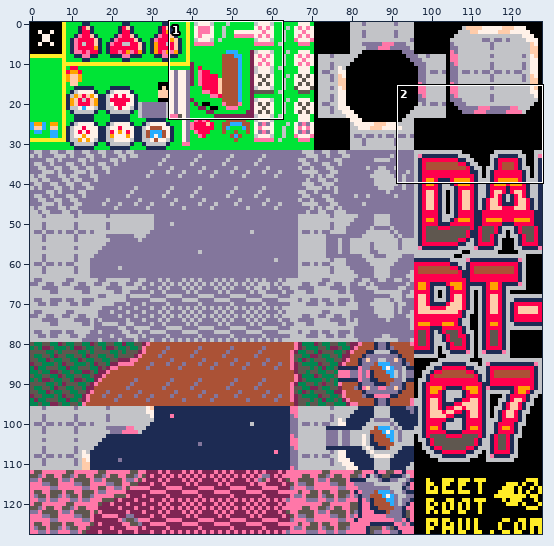
Two versions of one pixel-art file, graphics/spritesheet_main.aseprite. Above, an overview of the earlier version with the close-up marked.
Close-up. The starting point:
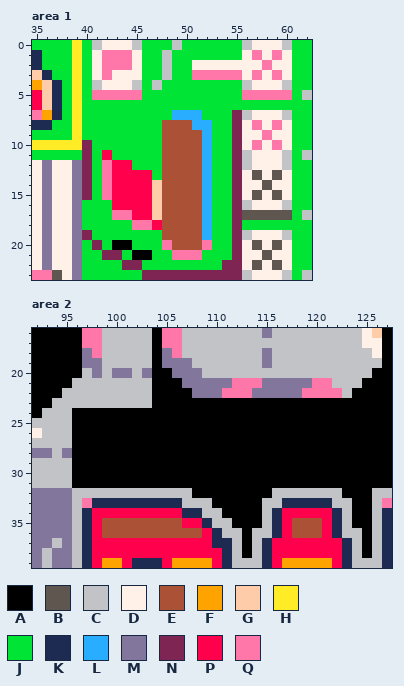
128x128 pixels, 1 frame. Shown: area 1: x 35..62, y 0..23; area 2: x 92..127, y 16..39.
Visible layers, top first: "logo", "title bg tiles", "buttons", "BRP", "mission samples enemies", "mission samples fg", "mission samples particles", "mission samples bg", "HUD", "powerups", "combined from the export".
Palette (. is transparent): A #000000  B #5f574f  C #c2c3c7  D #fff1e8  E #ab5236  F #ffa300  G #ffccaa  H #ffec27  J #00e436  K #1d2b53  L #29adff  M #83769c  N #7e2553  P #ff004d  Q #ff77a8
Pixels before, area 1, first column x 35:
 0 JJJJHJCDDDCJJJCJJJJJJCDDDCJJ
 1 KJJJHJDQQQDJJCJJJJJJJDQDQDJJ
 2 KJJJHJDQQQDJJCJJDDDDDDDQDDJJ
 3 GKJJHJDQDDDJJCJJQQQQQDQDQDJJ
 4 FGKJHJCDDDCJCJJJJJJJJCDDDCJJ
 5 PGKJHJQQQQQJJJJJJJJJJQQQQQJC
 6 PGKJHJJJJJJJJJJJJJJJJJJJJJJJ
 7 QFKJHJJJJJJJJJLLLJJJNCDDDCJJ
 8 KKJJHJJJJJJJJEEELLJJNDQDQDJJ
 9 JJJJHJJJJJJJJEEEELJJNDDQDDJJ
10 HHHHHNJJJJJJJEEEELJJNDQDQDJJ
11 JJJJJNJPJJJJJEEEELJJNCDDDCJC
12 DMDDMNJQPPJJJEEEELJJNCDDDCJJ
13 DMDDMNJQPPPPJEEEELJJNDBDBDJJ
14 DMDDMNJQPPPPGEEEELJJNDDBDDJJ
15 DMDDMNJQPPPPGEEEELJJNDBDBDJJ
16 DMDDMJJJPPPPGEEEELJJNCDDDCJJ
17 DMDDMJJJQQPPGEEEELJJNBBBBBJC
18 DMDDMJJJJJQQPEEEELJJNJJJJJJJ
19 DMDDMNJJJJJJJEEEELJJNCDDDCJJ
20 DMDDMJNJAAJJJQEEEQJJNDBDBDJJ
21 DMDDMJJNNJAAJJQQQJJJNDDBDDJJ
22 DMDDMJJJJNNJJJJJJJJNNDBDBDJJ
23 QQBDMJJJJJJNNNNNNNNNNCDDDCJC
Pixels before, area 2, first column x 92:
16 AAAAAQQCCCCCAQQCCCCCCCCMCCCCCCCCCDGA
17 AAAAAQQCCCCCAQQCCCCCCCCCCCCCCCCCCDDA
18 AAAAAMQCCCCCAMQCCCCCCCCMCCCCCCCCCCDA
19 AAAAAMMCCCCCAMMMCCCCCCCMCCCCCCCCCCCA
20 AAAAACMCMMCMAAMMMCCCCCCCCCCCCCCCCCAA
21 AAAACCCCCCCCAAAMMMMMQQQMMMMMQQCCCAAA
22 AAACCCCCCCCCAAAAMMMQQQMMMMMQQQQCAAAA
23 AACCCCCCCCCCAAAAAAAAAAAAAAAAAAAAAAAA
24 ACCCAAAAAAAAAAAAAAAAAAAAAAAAAAAAAAAA
25 CCCCAAAAAAAAAAAAAAAAAAAAAAAAAAAAAAAA
26 DCCCAAAAAAAAAAAAAAAAAAAAAAAAAAAAAAAA
27 CCCCAAAAAAAAAAAAAAAAAAAAAAAAAAAAAAAA
28 MMCMAAAAAAAAAAAAAAAAAAAAAAAAAAAAAAAA
29 CCCCAAAAAAAAAAAAAAAAAAAAAAAAAAAAAAAA
30 CCCCAAAAAAAAAAAAAAAAAAAAAAAAAAAAAAAA
31 CCCCAAAAAAAAAAAAAAAAAAAAAAAAAAAAAAAA
32 MMMMCCCCCCCCCCCCAAAAAAAACCCCCCCAAACC
33 MMMMCQKKKKKKKKKCCCAAAAACCKKKKKCCAACQ
34 MMMMCKPPPPPPPPPKKCCAAAACKPPPPPKCAACK
35 MMMMCKPEEEEEEEEPPKCCAAACKPEEEPKCAACK
36 MMMMCKPEEEEEEEEEEPKCCACCKPEEEPKCCACK
37 MMCMCKPPPPPPPPPPPPKKCACKPPPPPPPKCACK
38 MCMMCKPPPPPPPPPPPPPKCACKPPPPPPPKCACK
39 MCMMCKPFFPKKKPFFFFPKCCCKPFFFFFPKCCCK
The same view after the edit:
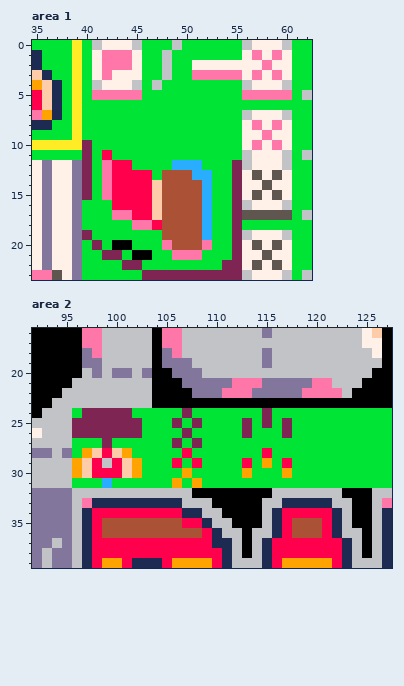
Author's note on the commit: add powerups' indicators to HUD≤
From old to new:
{"where": "area 1, layer \"HUD\""}
{"y":7,"x":49,"old":"LLL","new":"JJJ"}
{"y":7,"x":55,"old":"N","new":"J"}
{"y":8,"x":48,"old":"EEELL","new":"JJJJJ"}
{"y":8,"x":55,"old":"N","new":"J"}
{"y":9,"x":48,"old":"EEEEL","new":"JJJJJ"}
{"y":9,"x":55,"old":"N","new":"J"}
{"y":10,"x":48,"old":"EEEEL","new":"JJJJJ"}
{"y":10,"x":55,"old":"N","new":"J"}
{"y":11,"x":48,"old":"EEEEL","new":"JJJJJ"}
{"y":11,"x":55,"old":"N","new":"J"}
{"y":12,"x":48,"old":"EEEEL","new":"JLLLJ"}
{"y":13,"x":51,"old":"E","new":"L"}
{"where": "area 2, layers \"HUD\", \"combined from the export\""}
{"y":24,"x":96,"old":"AAAAAAAAAAAAAAAAAAAAAAAAAAAAAAAA","new":"JNNNNNJJJJJNJJJJJJJNJJJJJJJJJJJJ"}
{"y":25,"x":96,"old":"AAAAAAAAAAAAAAAAAAAAAAAAAAAAAAAA","new":"NNNNNNNJJJNJNJJJJNJNJNJJJJJJJJJJ"}
{"y":26,"x":96,"old":"AAAAAAAAAAAAAAAAAAAAAAAAAAAAAAAA","new":"NNNNNNNJJJJNJJJJJNJJJNJJJJJJJJJJ"}
{"y":27,"x":96,"old":"AAAAAAAAAAAAAAAAAAAAAAAAAAAAAAAA","new":"JJJNJJJJJJNJNJJJJJJJJJJJJJJJJJJJ"}
{"y":28,"x":96,"old":"AAAAAAAAAAAAAAAAAAAAAAAAAAAAAAAA","new":"JFGPGFJJJJJPJJJJJJJPJJJJJJJJJJJJ"}
{"y":29,"x":96,"old":"AAAAAAAAAAAAAAAAAAAAAAAAAAAAAAAA","new":"FGPCPGFJJJPJPJJJJPJFJPJJJJJJJJJJ"}
{"y":30,"x":96,"old":"AAAAAAAAAAAAAAAAAAAAAAAAAAAAAAAA","new":"FGPPPGFJJJJFJJJJJFJJJFJJJJJJJJJJ"}
{"y":31,"x":96,"old":"AAAAAAAAAAAAAAAAAAAAAAAAAAAAAAAA","new":"JJJLJJJJJJFJFJJJJJJJJJJJJJJJJJJJ"}
{"label":"changed","picture_box":[162,110,242,180]}
{"label":"changed","picture_box":[72,408,392,488]}
